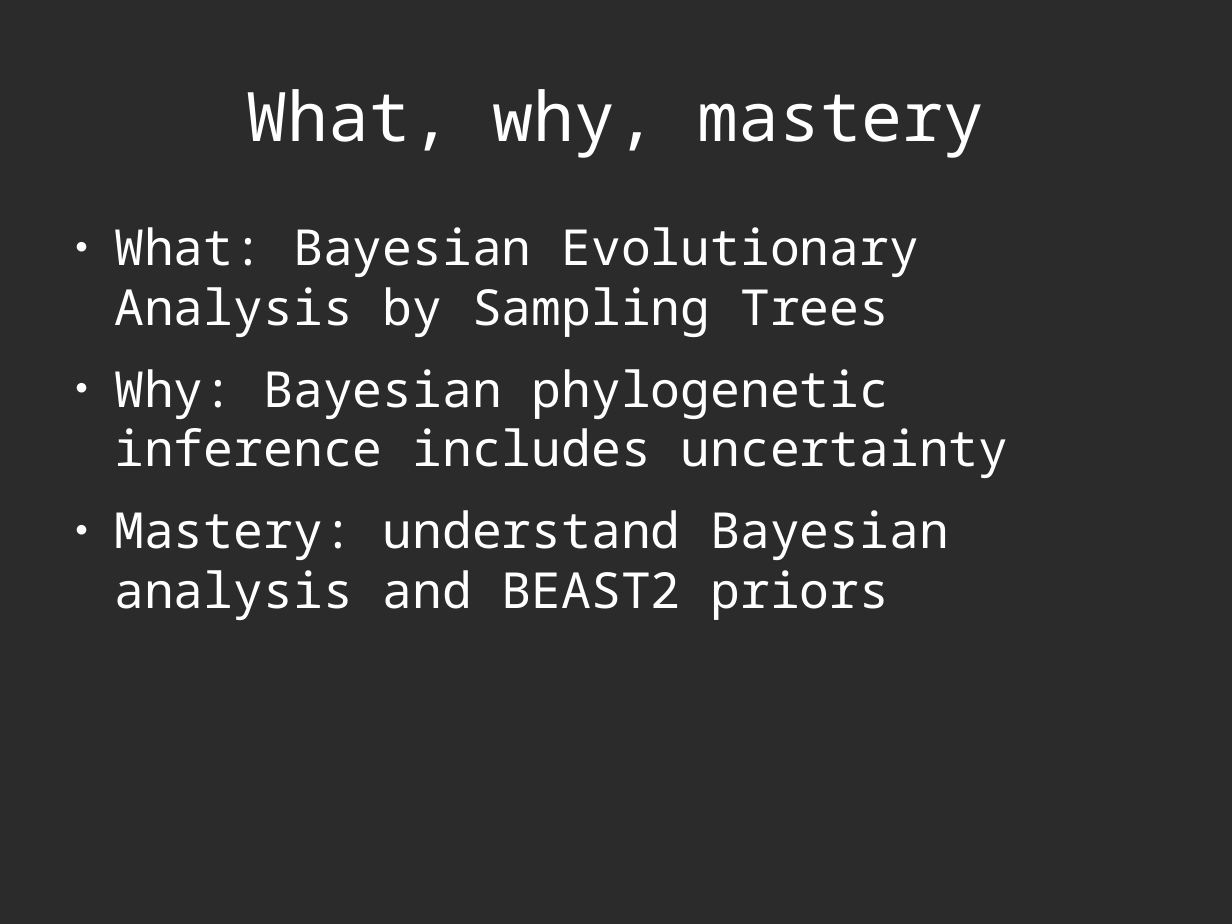
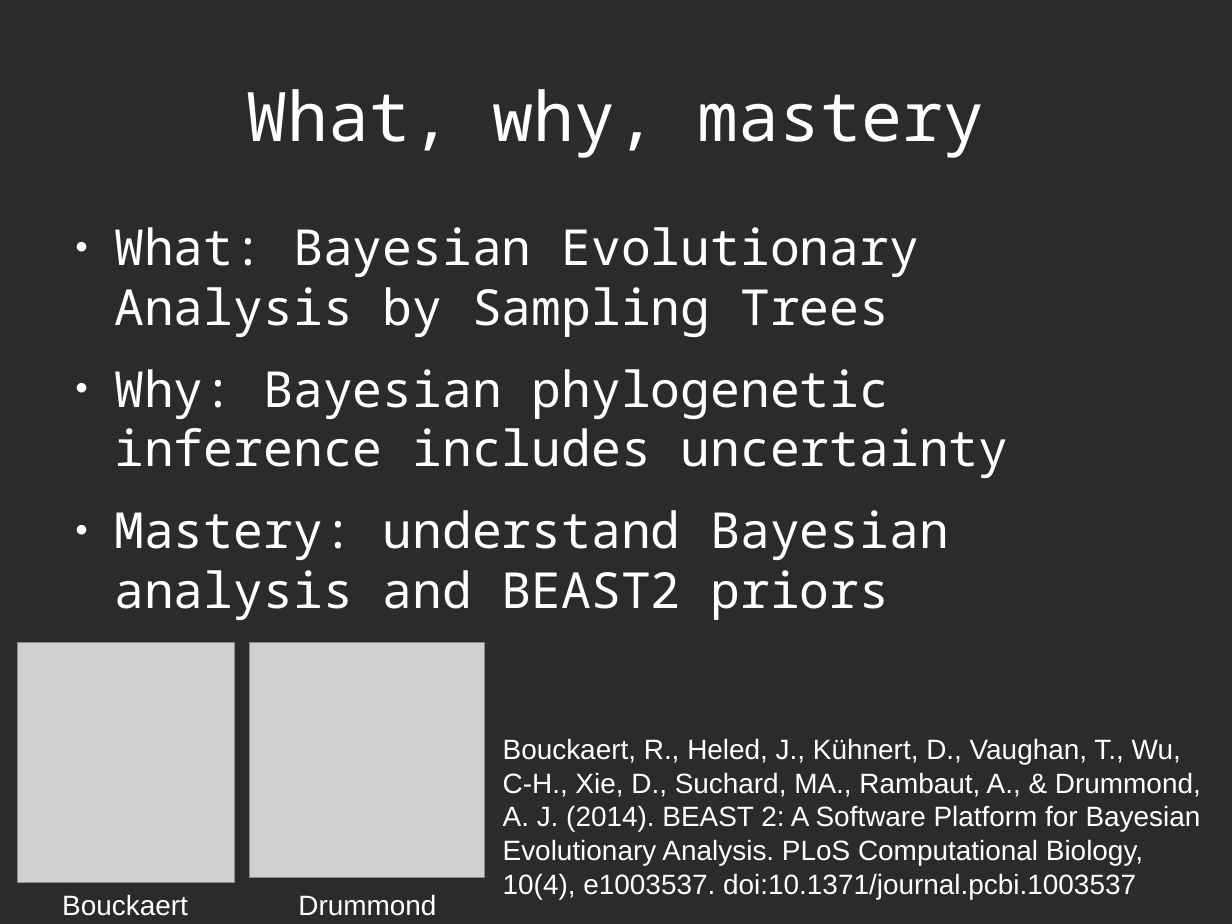
Before and after one commit to richelbilderbeek/Science, a slide deck: slide 2 of Bilderbeek2016Beast/Beast2.odp. Drawn at 1232x924 pixels with LibreOffice and Linux fonts; fonts in the diff are those of the drawing; grey boxes stand for pictures; background and template pictures are left out; a plain dark background stands for a picture behind light text. Boxes give left, top, right and bottom in pixels: in the first picture for what was removed or moved away, otherwise in the second. Text is boxed around its words. In the diff, an @@ line names an element or a change of style, - is before the commit and + after.

Commit message:
Finished BEAST2 presentation

```diff
--- a/Bilderbeek2016Beast/Beast2.odp
+++ b/Bilderbeek2016Beast/Beast2.odp
@@ picture added at bbox=[18, 643, 235, 883] @@
@@ picture added at bbox=[250, 643, 485, 878] @@
@@ text added at bbox=[503, 738, 1201, 899], 18 pt, text #FFFFFF @@
+Bouckaert, R., Heled, J., Kühnert, D., Vaughan, T., Wu, C-H., Xie, D., Suchard, MA., Rambaut, A., & Drummond, A. J. (2014). BEAST 2: A Software Platform for Bayesian Evolutionary Analysis. PLoS Computational Biology, 10(4), e1003537. doi:10.1371/journal.pcbi.1003537
@@ text added at bbox=[62, 894, 188, 916], 18 pt, text #FFFFFF @@
+Bouckaert
@@ text added at bbox=[298, 894, 436, 916], 18 pt, text #FFFFFF @@
+Drummond
```
Also in this commit, not shown: 11 other slides changed, 13 slides added, 5 slides removed, 13 other files.
